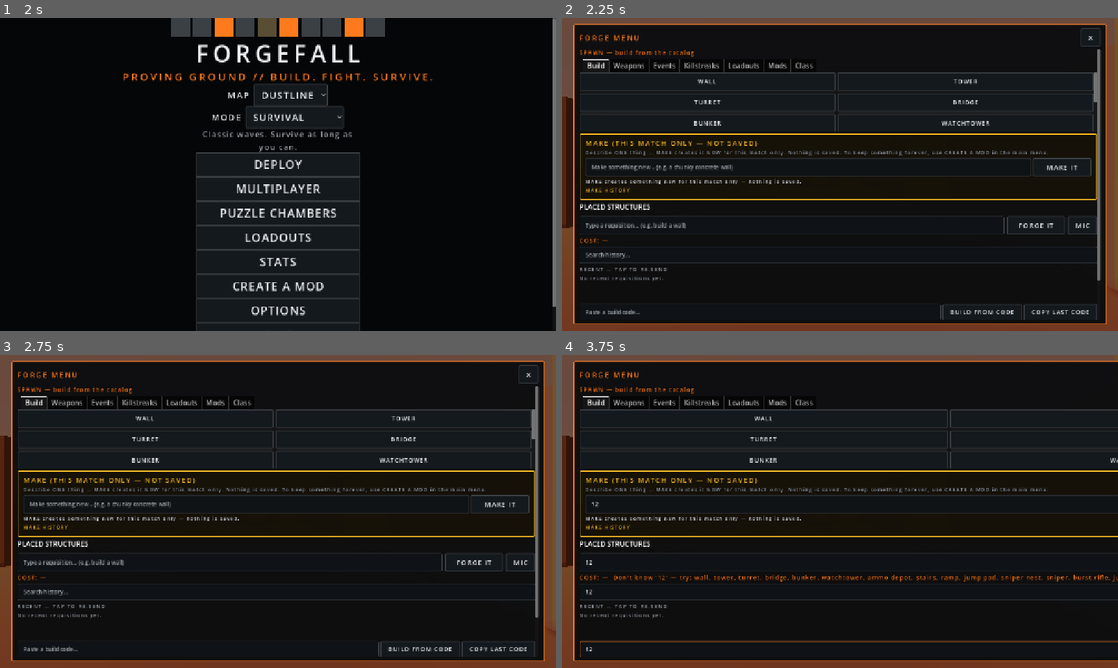
Above: before the commit, frames 1-4 (two rows, left to right).
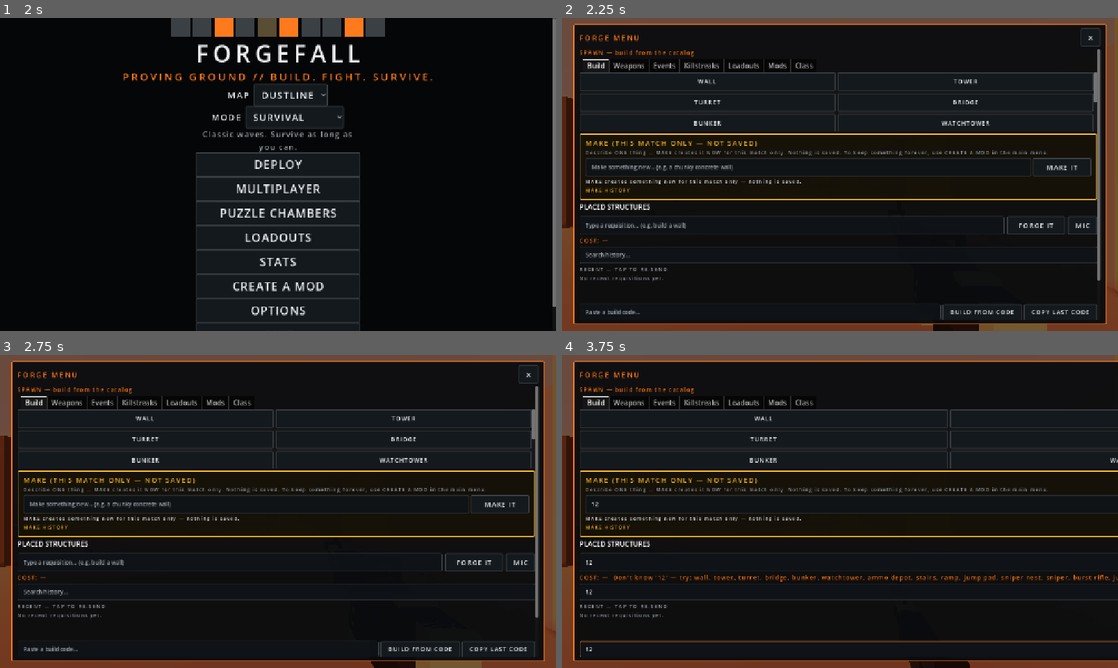
Above: after the commit, the same moments.

Repository: vatherty/FORGEFALL
Game: Godot game, scene res://scenes/main.tscn
Same seed, same stepped clock (60 frames per second), same inputs: the game is played once before the commit and once after it.
Inputs (mouse positions are in pixels of both pictures, inside the frame that each line leads up to):
- Up to frame 1 (2 s): click "DUSTLINE" at 0.5 s; click "SURVIVAL" at 1.25 s
- Up to frame 2 (2.25 s): click "DEPLOY" at 2 s
- Up to frame 3 (2.75 s): no input
- Up to frame 4 (3.75 s): click (806, 505) at 2.77 s; type "12" at 2.85 s; click (789, 561) at 3 s; type "12" at 3.08 s; click (840, 592) at 3.23 s; type "12" at 3.32 s; click (873, 649) at 3.52 s; type "12" at 3.6 s

Frame 1 is identical in both runs. In frame 2, 0.5% of the frame differs, in the area x 64-88%, y 97-100%; in frame 3, 0.4%; in frame 4, 0.2%.
Error before the commit: Parse Error: Static function "fire_mode_from_string()" not found in base "WeaponBase". (res://scripts/forge/forge_builder.gd:354)

Commit message:
v0.5.11: scripts/weapons/weapon_base.gd

Diff:
--- a/scripts/weapons/weapon_base.gd
+++ b/scripts/weapons/weapon_base.gd
@@ -43,6 +43,23 @@
 
 enum FireMode { AUTO, SEMI, BOLT, PUMP, BURST }
 enum _ReloadStage { NONE, MAG_OUT, MAG_IN, CHAMBER }
+
+## Maps a mod block's "fire_mode" string to a FireMode enum value.
+## Unknown / empty strings fall back to AUTO (the validator rejects
+## bad fire_mode strings at generation time; this is the runtime
+## belt-and-braces for direct setters). Case-insensitive.
+static func fire_mode_from_string(s: String) -> int:
+	match s.to_lower().strip_edges():
+		"semi":
+			return FireMode.SEMI
+		"bolt":
+			return FireMode.BOLT
+		"pump":
+			return FireMode.PUMP
+		"burst":
+			return FireMode.BURST
+		_:
+			return FireMode.AUTO
 
 signal ammo_changed(mag: int, reserve: int)
 signal fired
